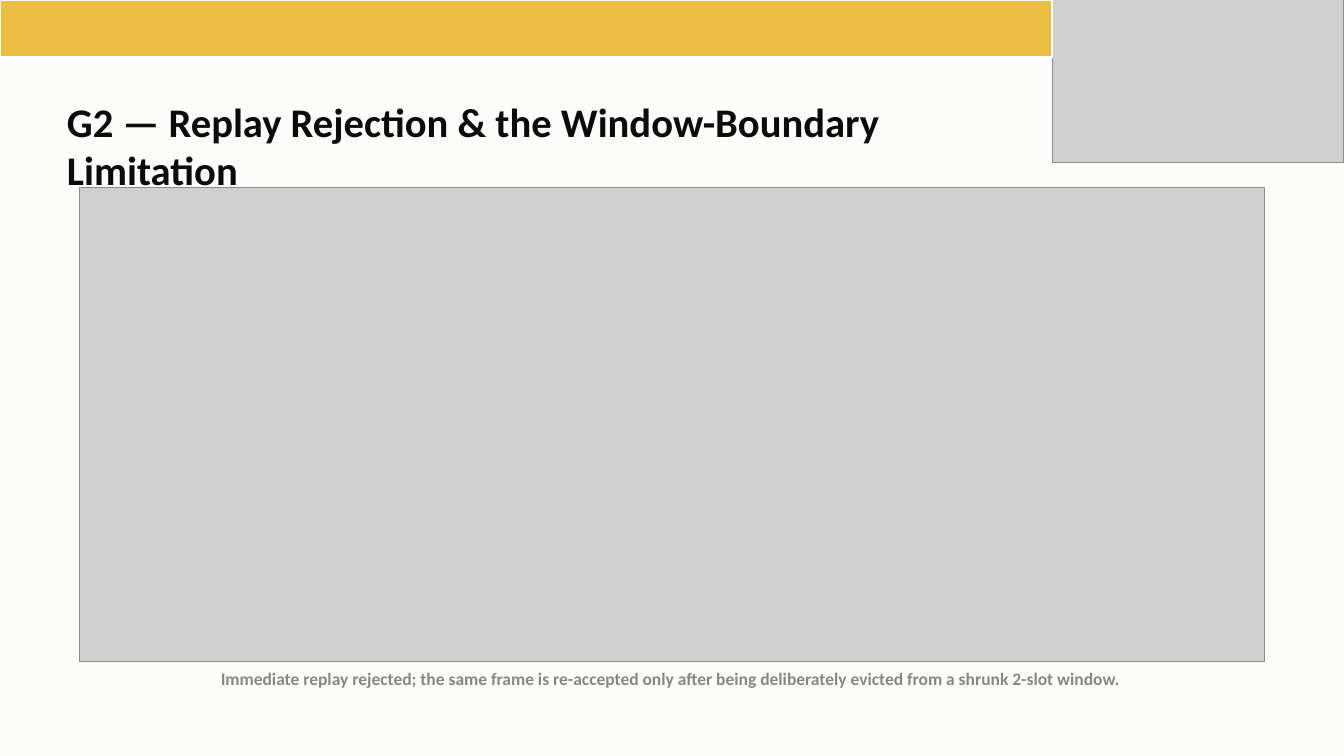
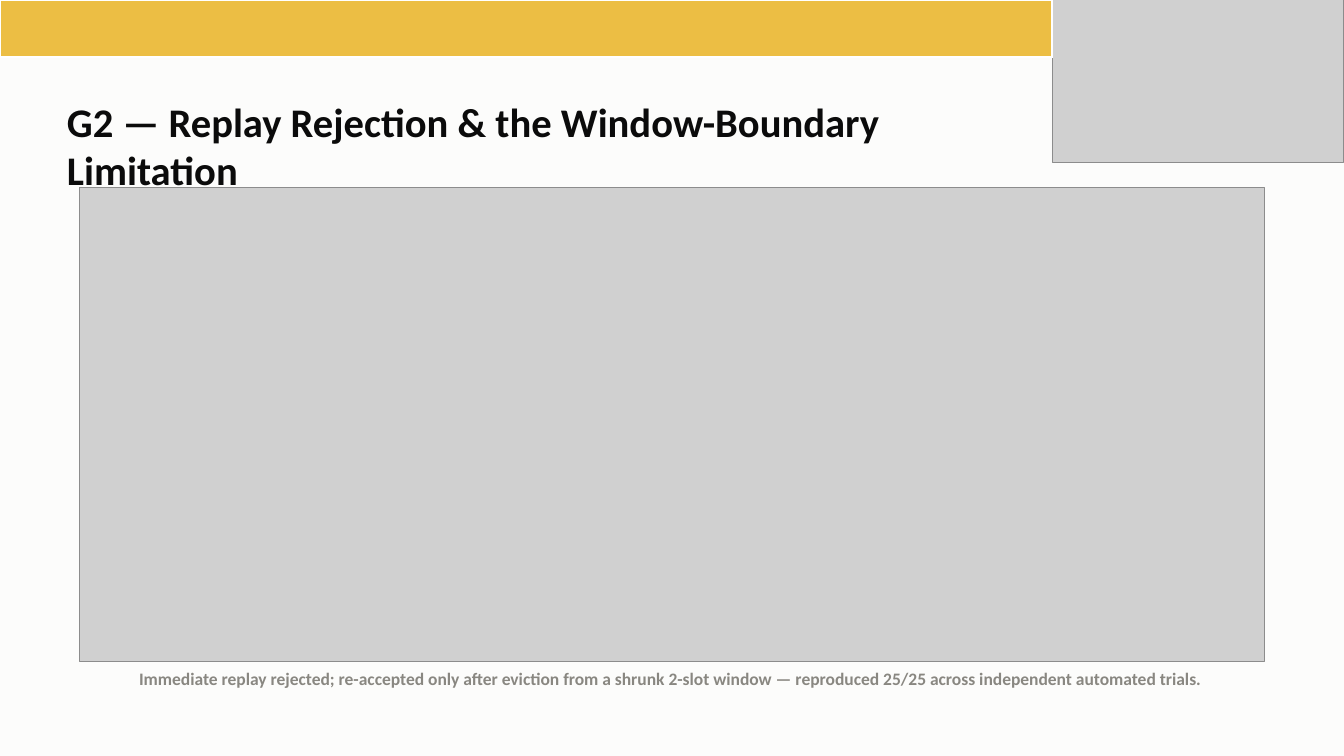
Before and after one commit to iotauth/lifi-auth, a slide deck: slide 20 of thesis_defense/lifi_thesis_defense.pptx. Drawn at 1344x756 pixels with LibreOffice and Linux fonts; fonts in the diff are those of the drawing; grey boxes stand for pictures. Boxes give left, top, right and bottom in pixels: in the first picture for what was removed or moved away, otherwise in the second. Text is boxed around its words. In the diff, an @@ line names an element or a change of style, - is before the commit and + after.

```diff
--- a/thesis_defense/lifi_thesis_defense.pptx
+++ b/thesis_defense/lifi_thesis_defense.pptx
@@ text at (x1=139, y1=673, x2=1201, y2=688): text changed @@
-Immediate replay rejected; the same frame is re-accepted only after being deliberately evicted from a shrunk 2-slot window.
+Immediate replay rejected; re-accepted only after eviction from a shrunk 2-slot window — reproduced 25/25 across independent automated trials.
```
Also in this commit, not shown: 30 other files.
